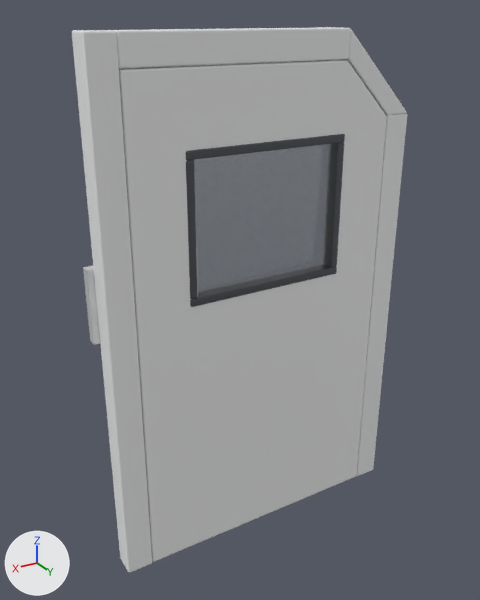
The glTF model Assets/_Project/Art/Models/Environment/Structure/ClassroomDoor-V.glb as it was, and as the next commit left it.
Rendered twice from a 50 mm camera at (1.5, 2.27, 2.37) aimed at (0.07, -0.1, 1.18). The lights are fixed; the arrows at lower left show +X, +Y and +Z. The first picture is the older version. Vertices at exactly the same position are counted once.

Objects in the first picture: 'ClassroomDoor-V', 'Leaf'.
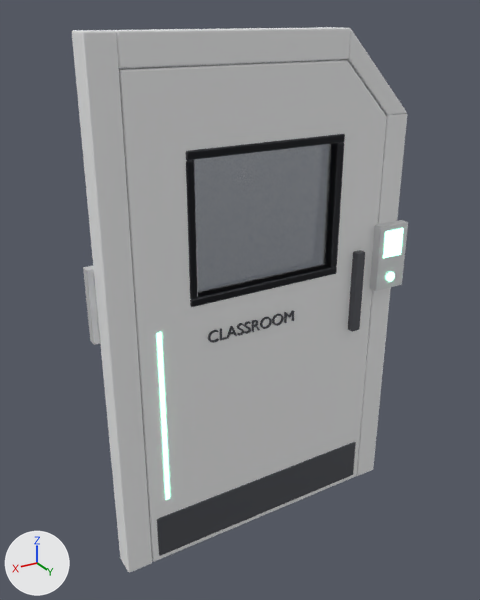
Pixel boxes (x1, y1, x2, y2) of what changed, in the pictures (480 x 600 px):
'ClassroomDoor-V', reshaped: before (72, 27, 407, 573); after (72, 27, 408, 573)
part 1 of me_cube, added: after (370, 220, 408, 291)
part 2 of me_cube, added: after (383, 228, 404, 258)
part 3 of me_cube, added: after (386, 272, 395, 282)
part 4 of me_leaf, added: after (157, 442, 356, 556)
part 5 of me_leaf, added: after (348, 250, 365, 332)
part 6 of me_leaf, added: after (285, 311, 294, 323)
part 7 of me_leaf, added: after (273, 314, 284, 326)
part 8 of me_leaf, added: after (261, 317, 272, 329)
part 9 of me_leaf, added: after (157, 333, 170, 500)
part 10 of me_leaf, added: after (186, 134, 345, 307)

The change, as a list of edits to the scene's bpy script:
```text
Change me_cube:
    used by ob_classroomdoor_v; location = (0.68, -0.045, 1.16)
    remove me_cube.from_pydata(...)  # 294 vertices, 580 faces; spans x -1.42..0.09, y -0.11..0.05, z -1.16..1.16
    add me_cube.from_pydata(...)  # 374 vertices, 728 faces; spans x -1.45..0.09, y -0.11..0.11, z -1.16..1.16
    me_cube part 1: a new loose piece, a box spanning x -1.445..-1.275, y 0.055..0.1, z -0.02..0.3, in mat_panelmetal (white #e7e8ea)
    me_cube part 2: a new loose piece, a box spanning x -1.415..-1.305, y 0.098..0.104, z 0.145..0.275, in mat_panelscreen (green #89f9c4, glowing green #8cffc8)
    me_cube part 3: a new loose piece, a 32-sided cylinder along y spanning x -1.384..-1.336, y 0.098..0.108, z 0.016..0.064, in mat_panelscreen (green #89f9c4, glowing green #8cffc8)
Change me_leaf:
    used by ob_leaf; location = (0.0, 0.0, 0.0)
    remove me_leaf.from_pydata(...)  # 1683 vertices, 2022 faces; spans x -0.62..0.62, y -0.08..0.02, z 0.0..2.2
    add me_leaf.from_pydata(...)  # 3223 vertices, 3846 faces; spans x -0.62..0.62, y -0.08..0.04, z 0.0..2.2
    me_leaf part 4: the loose piece of 44 vertices spanning x -0.59..0.59, y -0.05..-0.04, z 0.03..0.25 is copied, and the copy is turned 180 degrees about the z axis through its middle, then moved by (0.0, 0.05, 0.0); it spans x -0.59..0.59, y 0.0..0.02, z 0.03..0.25
    me_leaf part 5: a new loose piece, a box spanning x -0.518..-0.473, y 0.01..0.045, z 0.95..1.35, in mat_doordark (dark grey #595b61)
    me_leaf part 6: the loose piece of 15 vertices spanning x 0.09..0.14, y -0.05, z 1.08..1.13 is copied, and the copy is moved by (-0.23, 0.07, 0.0); it spans x -0.14..-0.09, y 0.02, z 1.08..1.13
    me_leaf part 7: the loose piece of 96 vertices spanning x -0.04..0.02, y -0.05, z 1.08..1.13 is copied, and the copy is mirrored in x about its middle, then moved by (-0.04, 0.07, 0.0); it spans x -0.08..-0.03, y 0.02, z 1.08..1.13
    me_leaf part 8: the loose piece of 96 vertices spanning x -0.04..0.02, y -0.05, z 1.08..1.13 is copied, and the copy is mirrored in x about its middle, then moved by (0.02, 0.07, 0.0); it spans x -0.02..0.04, y 0.02, z 1.08..1.13
    me_leaf part 9: a new loose piece, a box spanning x 0.516..0.536, y 0.006..0.014, z 0.34..1.18, in mat_panelscreen (green #89f9c4, glowing green #8cffc8)
    me_leaf part 10: 160 vertices added at x -0.38..0.38, y -0.05..0.02, z 1.26..1.9
    other edits to the shape of me_leaf do not show in these pictures
```
